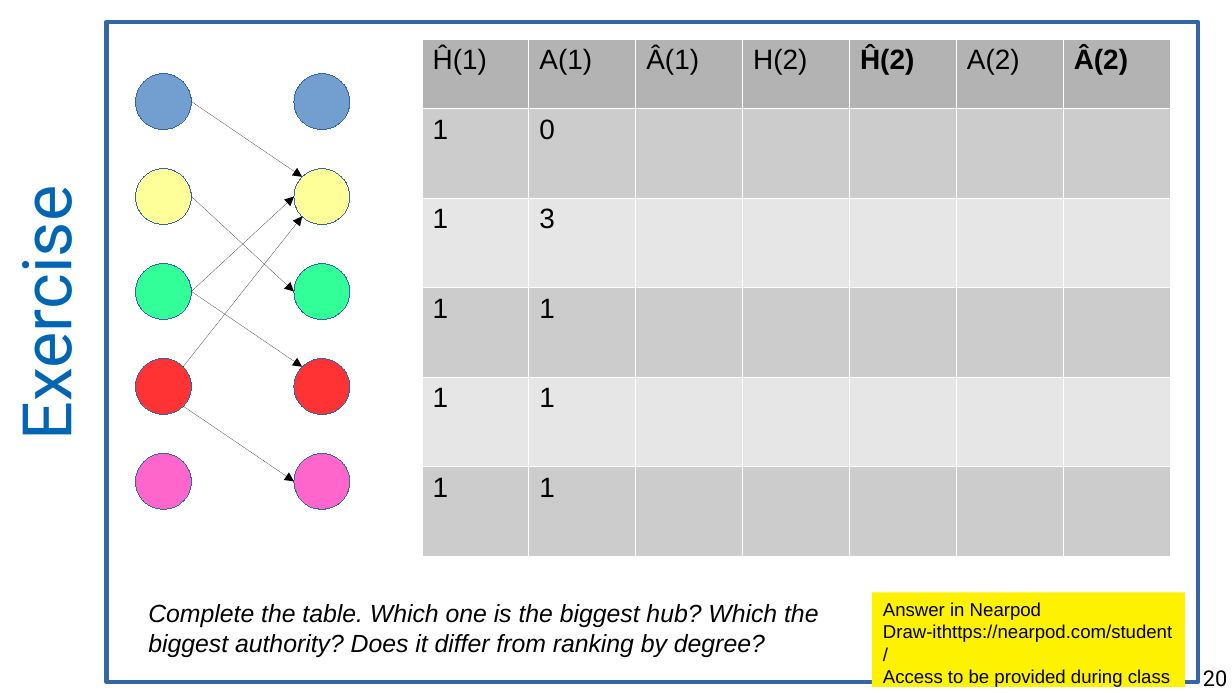
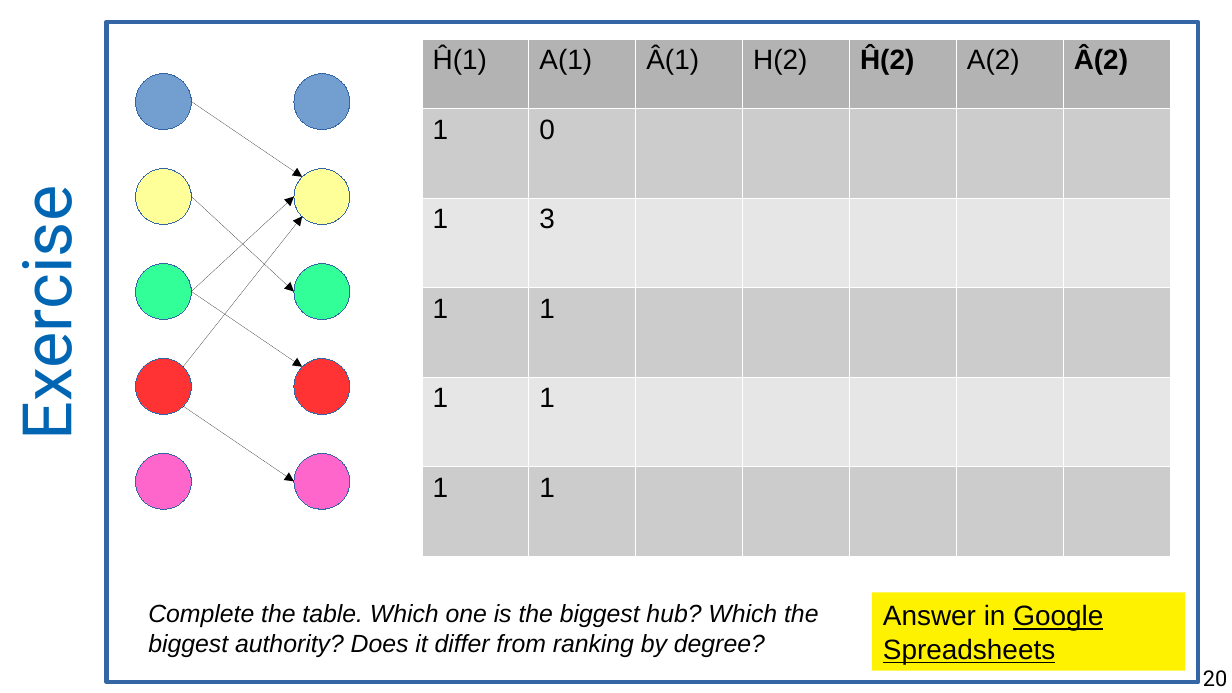
Before and after one commit to chatox/networks-science-course, a slide deck: slide 20 of theory/odp/tt14_hubs_authorities.odp. Drawn at 1232x693 pixels with LibreOffice and Linux fonts; fonts in the diff are those of the drawing. Boxes give left, top, right and bottom in pixels: in the first picture for what was removed or moved away, otherwise in the second. Text is boxed around its words. In the diff, an @@ line names an element or a change of style, - is before the commit and + after.

```diff
--- a/theory/odp/tt14_hubs_authorities.odp
+++ b/theory/odp/tt14_hubs_authorities.odp
@@ rectangle "Answer in Google Spreadsheets": place and size @@
-rectangle "Answer in Google Spreadsheets" at bbox=[872, 593, 1185, 688]
+rectangle "Answer in Google Spreadsheets" at bbox=[872, 593, 1185, 671]
@@ text in rectangle at bbox=[883, 604, 1103, 664]: text changed; size 12 to 18 pt @@
-Answer in Nearpod Draw-ithttps://nearpod.com/student/
-Access to be provided during class
+Answer in Google Spreadsheets
```
Also in this commit, not shown: 3 other slides changed, 5 other files.
